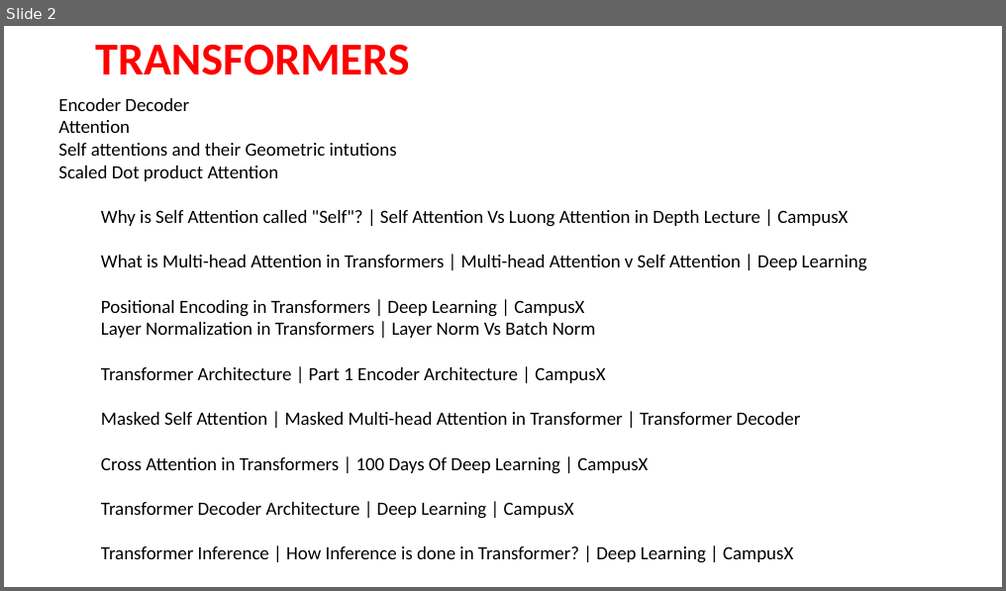
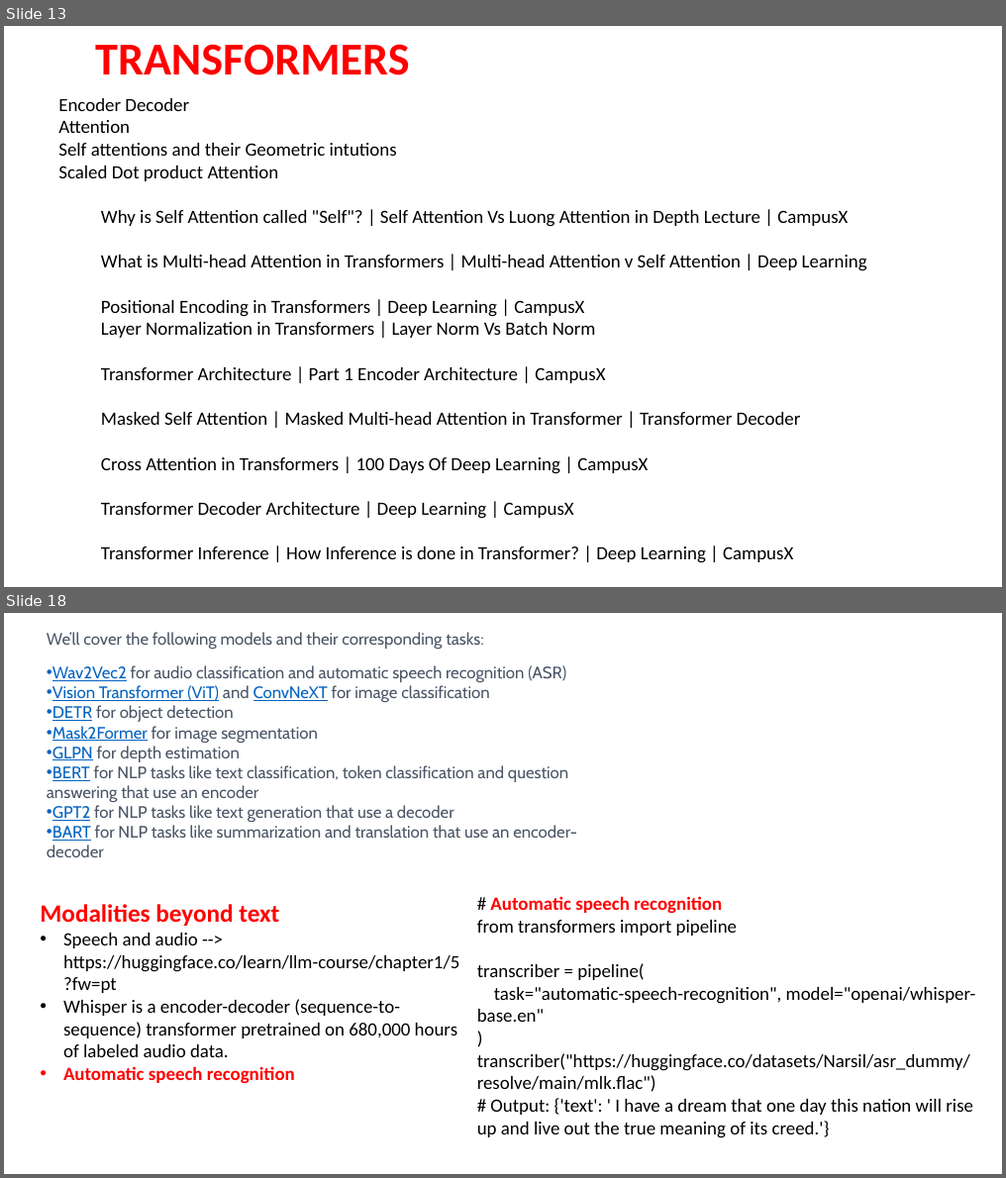
Before and after one commit to shahil04/ds_materials, a slide deck: 9.Deep_learning/class_17_HuggingFace.pptx. Shown one above the other, each under a label of ours: slide 2 before the commit, slides 13 and 18 after it; the slides between them are not shown. The pictures are 1006x591 and 1006x1178 pixels, drawn with LibreOffice and Linux fonts; fonts in the diff are those of the drawing. Boxes give left, top, right and bottom in pixels: in the first picture for what was removed or moved away, otherwise in the second. Text is boxed around its words. In the diff, an @@ line names an element or a change of style, - is before the commit and + after.

```diff
--- a/9.Deep_learning/class_17_HuggingFace.pptx
+++ b/9.Deep_learning/class_17_HuggingFace.pptx
@@ slide 18 added at bbox=[4, 613, 1002, 1174], background #FFFFFF @@
@@ text added at bbox=[47, 632, 577, 858], 16 pt, text #4A5565 @@
+We’ll cover the following models and their corresponding tasks:
+• Wav2Vec2 for audio classification and automatic speech recognition (ASR)
+• Vision Transformer (ViT) and ConvNeXT for image classification
+• DETR for object detection
+• Mask2Former for image segmentation
+• GLPN for depth estimation
+• BERT for NLP tasks like text classification, token classification and question answering that use an encoder
+• GPT2 for NLP tasks like text generation that use a decoder
+• BART for NLP tasks like summarization and translation that use an encoder-decoder
@@ text added at bbox=[40, 904, 459, 1084], 18 pt, text #000000 @@
+Modalities beyond text
+• Speech and audio --> https://huggingface.co/learn/llm-course/chapter1/5?fw=pt
+• Whisper is a encoder-decoder (sequence-to-sequence) transformer pretrained on 680,000 hours of labeled audio data.
+• Automatic speech recognition
@@ text added at bbox=[477, 896, 976, 1139], 18 pt, text #000000 @@
+# Automatic speech recognition
+from transformers import pipeline
+transcriber = pipeline(
+task="automatic-speech-recognition", model="openai/whisper-base.en"
+)
+transcriber("https://huggingface.co/datasets/Narsil/asr_dummy/resolve/main/mlk.flac")
+# Output: {'text': ' I have a dream that one day this nation will rise up and live out the true meaning of its creed.'}
@@ what was slide 2 is now slide 13 @@
```
Also in this commit, not shown: 3 slides changed, 12 other slides added, 1 slide removed, 22 other files.
